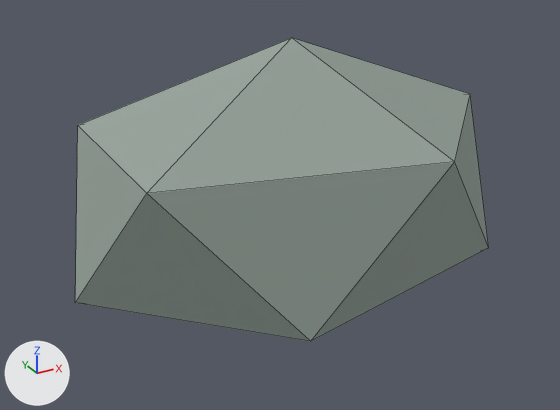
Renders of the glTF model do-not-drop/assets/models/environment/forest/sm_env_forest_rock.glb from each side of a commit.
One viewpoint serves both versions: a 50 mm camera at (-1.064, -1.867, 1.238) aimed at (-0.052, -0.027, 0.318). Lighting does not change. The marker at lower left points along +X, +Y and +Z. The older version comes first. Mesh edges are drawn as thin lines. Vertices at exactly the same position are counted once.

In view in the first picture: 'ForestRock'.
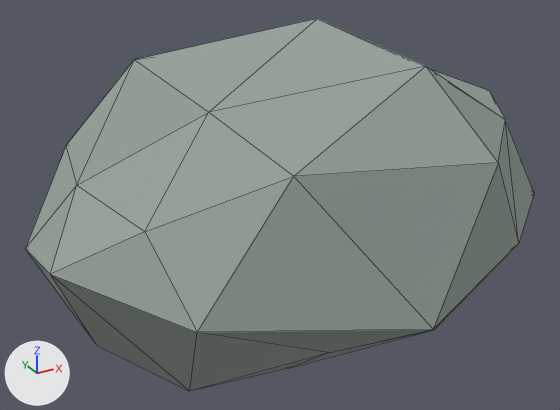
Location of each change, [x1, y1, x2, y2] in pixels of the pictures (560 x 410 px):
'ForestRock', reshaped, moved (23% wider, 22% taller)
    before: [75, 38, 489, 342]
    after: [25, 19, 534, 391]

The change in detail:
me_esfera_geodésica_020 is used by ob_forestrock; location (0.0, 0.0, 0.35).
me_esfera_geodésica_020 had 12 vertices, 20 faces and spanned x -0.671..0.671, y -0.468..0.468, z -0.45..0.45.
me_esfera_geodésica_020 now has 42 vertices, 80 faces and spans x -0.761..0.757, y -0.634..0.581, z -0.275..0.571.
me_esfera_geodésica_020 part 1: the whole mesh is rebuilt.
Object 'ForestRock' (ob_forestrock) moves from (0.0, 0.0, 0.35) to (0.0, 0.0, 0.275).
